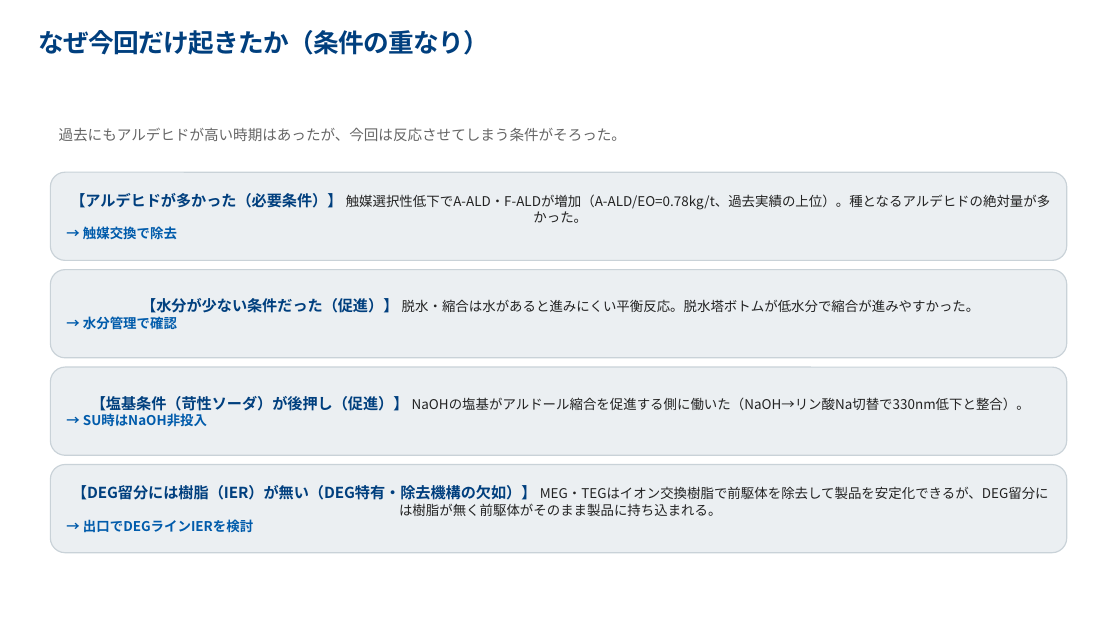
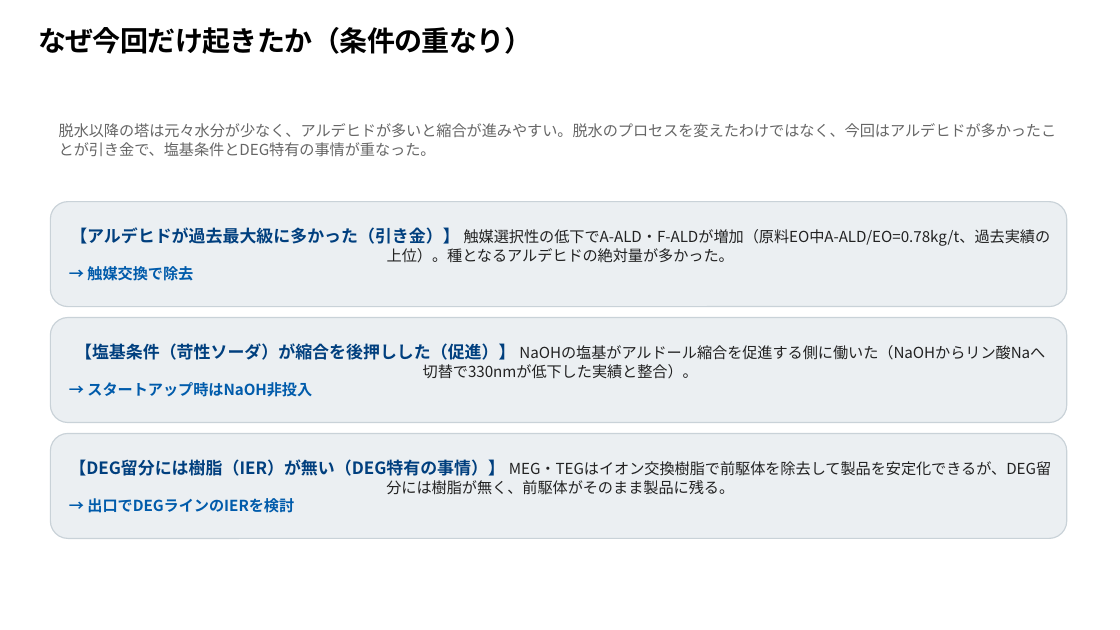
Before and after one commit to hiraoyosa-sys/Base, a slide deck: slide 8 of outputs/製品DEG色相悪化_対策会議.pptx. Drawn at 1120x630 pixels with LibreOffice and Linux fonts; fonts in the diff are those of the drawing. Boxes give left, top, right and bottom in pixels: in the first picture for what was removed or moved away, otherwise in the second. Text is boxed around its words. In the diff, an @@ line names an element or a change of style, - is before the commit and + after.

```diff
--- a/outputs/製品DEG色相悪化_対策会議.pptx
+++ b/outputs/製品DEG色相悪化_対策会議.pptx
@@ title "なぜ今回だけ起きたか（条件の重なり）" at [38, 27, 532, 54]: size 22 to 24 pt, text colour #003F7E to #000000 @@
@@ text at [59, 123, 1057, 156]: text changed; size 12.5 to 13 pt @@
-過去にもアルデヒドが高い時期はあったが、今回は反応させてしまう条件がそろった。
+脱水以降の塔は元々水分が少なく、アルデヒドが多いと縮合が進みやすい。脱水のプロセスを変えたわけではなく、今回はアルデヒドが多かったことが引き金で、塩基条件とDEG特有の事情が重なった。
@@ rounded rectangle "【アルデヒドが過去最大級に多かった（引き金）】 触媒選択性の低下でA-ALD・F-ALDが増加（原料EO中A-ALD/E ...": place and size @@
-rounded rectangle "【アルデヒドが過去最大級に多かった（引き金）】 触媒選択性の低下でA-ALD・F-ALDが増加（原料EO中A-ALD/E ..." at [50, 172, 1067, 260]
+rounded rectangle "【アルデヒドが過去最大級に多かった（引き金）】 触媒選択性の低下でA-ALD・F-ALDが増加（原料EO中A-ALD/E ..." at [50, 202, 1067, 307]
@@ rounded rectangle "【アルデヒドが過去最大級に多かった（引き金）】 触媒選択性の低下でA-ALD・F-ALDが増加（原料EO中A-ALD/E ..." at [50, 202, 1067, 307]: size 11.5 to 13 pt in "→ 触媒交換で除去" @@
@@ text in rounded rectangle at [70, 227, 1051, 263]: text changed; size 11.5 to 13 pt @@
-【アルデヒドが多かった（必要条件）】 触媒選択性低下でA-ALD・F-ALDが増加（A-ALD/EO=0.78kg/t、過去実績の上位）。種となるアルデヒドの絶対量が多かった。
+【アルデヒドが過去最大級に多かった（引き金）】 触媒選択性の低下でA-ALD・F-ALDが増加（原料EO中A-ALD/EO=0.78kg/t、過去実績の上位）。種となるアルデヒドの絶対量が多かった。
@@ rounded rectangle removed at [50, 270, 1067, 358] @@
-【水分が少ない条件だった（促進）】 脱水・縮合は水があると進みにくい平衡反応。脱水塔ボトムが低水分で縮合が進みやすかった。
-→ 水分管理で確認
@@ rounded rectangle "【塩基条件（苛性ソーダ）が縮合を後押しした（促進）】 NaOHの塩基がアルドール縮合を促進する側に働いた（NaOHからリ ...": place and size @@
-rounded rectangle "【塩基条件（苛性ソーダ）が縮合を後押しした（促進）】 NaOHの塩基がアルドール縮合を促進する側に働いた（NaOHからリ ..." at [50, 367, 1067, 455]
+rounded rectangle "【塩基条件（苛性ソーダ）が縮合を後押しした（促進）】 NaOHの塩基がアルドール縮合を促進する側に働いた（NaOHからリ ..." at [50, 318, 1067, 423]
@@ text in rounded rectangle at [75, 343, 1045, 397]: text changed; size 11.5 to 13 pt @@
-【塩基条件（苛性ソーダ）が後押し（促進）】 NaOHの塩基がアルドール縮合を促進する側に働いた（NaOH→リン酸Na切替で330nm低下と整合）。
-→ SU時はNaOH非投入
+【塩基条件（苛性ソーダ）が縮合を後押しした（促進）】 NaOHの塩基がアルドール縮合を促進する側に働いた（NaOHからリン酸Naへ切替で330nmが低下した実績と整合）。
+→ スタートアップ時はNaOH非投入
@@ rounded rectangle "【DEG留分には樹脂（IER）が無い（DEG特有の事情）】 MEG・TEGはイオン交換樹脂で前駆体を除去して製品を安定化 ...": place and size @@
-rounded rectangle "【DEG留分には樹脂（IER）が無い（DEG特有の事情）】 MEG・TEGはイオン交換樹脂で前駆体を除去して製品を安定化 ..." at [50, 465, 1067, 553]
+rounded rectangle "【DEG留分には樹脂（IER）が無い（DEG特有の事情）】 MEG・TEGはイオン交換樹脂で前駆体を除去して製品を安定化 ..." at [50, 434, 1067, 539]
@@ text in rounded rectangle at [69, 459, 1051, 495]: text changed; size 11.5 to 13 pt @@
-【DEG留分には樹脂（IER）が無い（DEG特有・除去機構の欠如）】 MEG・TEGはイオン交換樹脂で前駆体を除去して製品を安定化できるが、DEG留分には樹脂が無く前駆体がそのまま製品に持ち込まれる。
-→ 出口でDEGラインIERを検討
+【DEG留分には樹脂（IER）が無い（DEG特有の事情）】 MEG・TEGはイオン交換樹脂で前駆体を除去して製品を安定化できるが、DEG留分には樹脂が無く、前駆体がそのまま製品に残る。
+→ 出口でDEGラインのIERを検討
```
Also in this commit, not shown: 13 other slides changed, 1 slide added, 9 other files.
